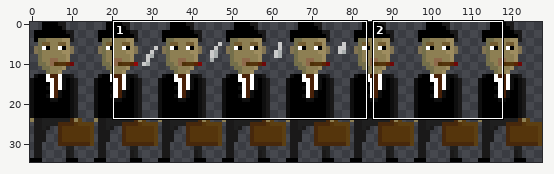
Two states of a sprite sheet, www/assets/img/level1/stranger.png. The first picture is a wide view before the edit; the outline marks the close-up.
Close-up. Before the edit:
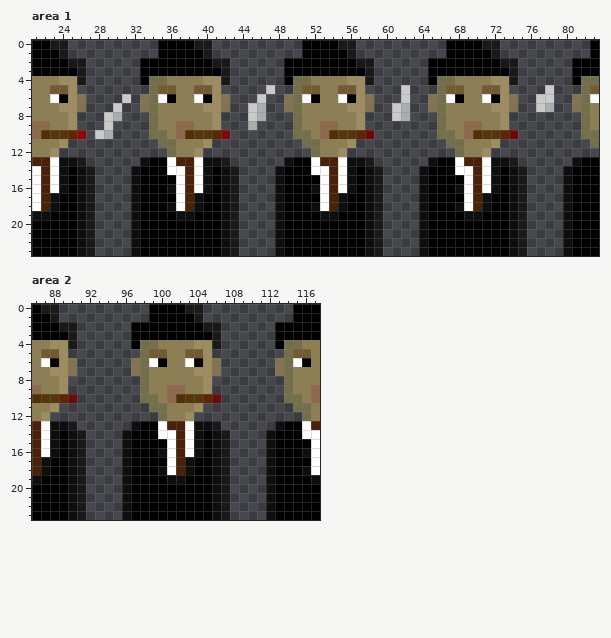
The file is 128x35 pixels. Colours within 5 levels of each other are drawn and written as one. Shown: area 1: x 21..83, y 0..23; area 2: x 86..117, y 0..23.
Now the later version:
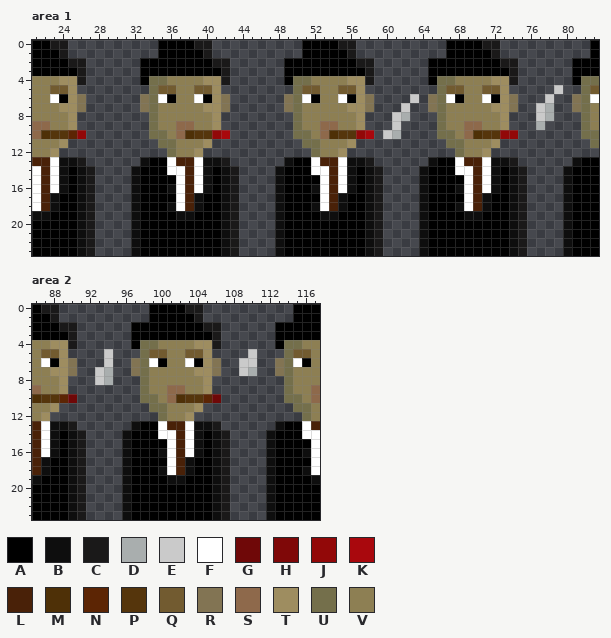
Palette (. is transparent): A #000000  B #0e0e0e  C #1a1919  D #a9aeae  E #cacaca  F #ffffff  G #6f0808  H #7f0808  J #920808  K #a9080d  L #492108  M #4e3007  N #5c2504  P #55350c  Q #725b30  R #827453  S #8e694b  T #9e8d60  U #746f4b  V #8d7f53
From old to new:
Area 1:
y 5: x 47 E -> .; x 62 E -> .; x 78..79 E. -> .E
y 6: x 31 E -> .; x 46 E -> .; x 62..63 E. -> .E; x 77 E -> .
y 7: x 30 E -> .; x 45..46 ED -> ..; x 61..62 ED -> .E
y 8: x 29..30 ED -> ..; x 45..46 ED -> ..; x 77..78 .. -> ED
y 9: x 29 E -> .; x 45 D -> .; x 61 . -> E; x 77 . -> D
y 10: x 28..29 ED -> ..; x 41..42 NH -> JK; x 57..58 NG -> JK; x 60..61 .. -> ED; x 73..74 NG -> JJ
Area 2:
y 5: x 94 . -> E; x 110 . -> E
y 6: x 94 . -> E; x 109..110 .. -> EE
y 7: x 93..94 .. -> ED; x 109..110 .. -> ED
y 8: x 93..94 .. -> ED
